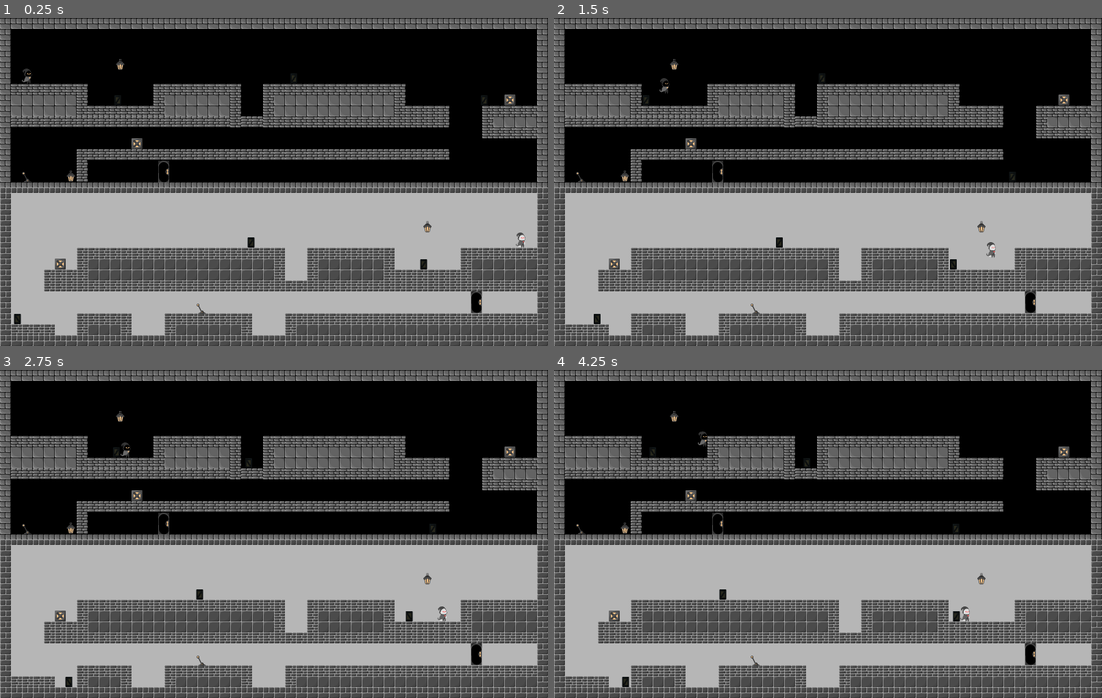
Above: before the commit, frames 1-4 (two rows, left to right).
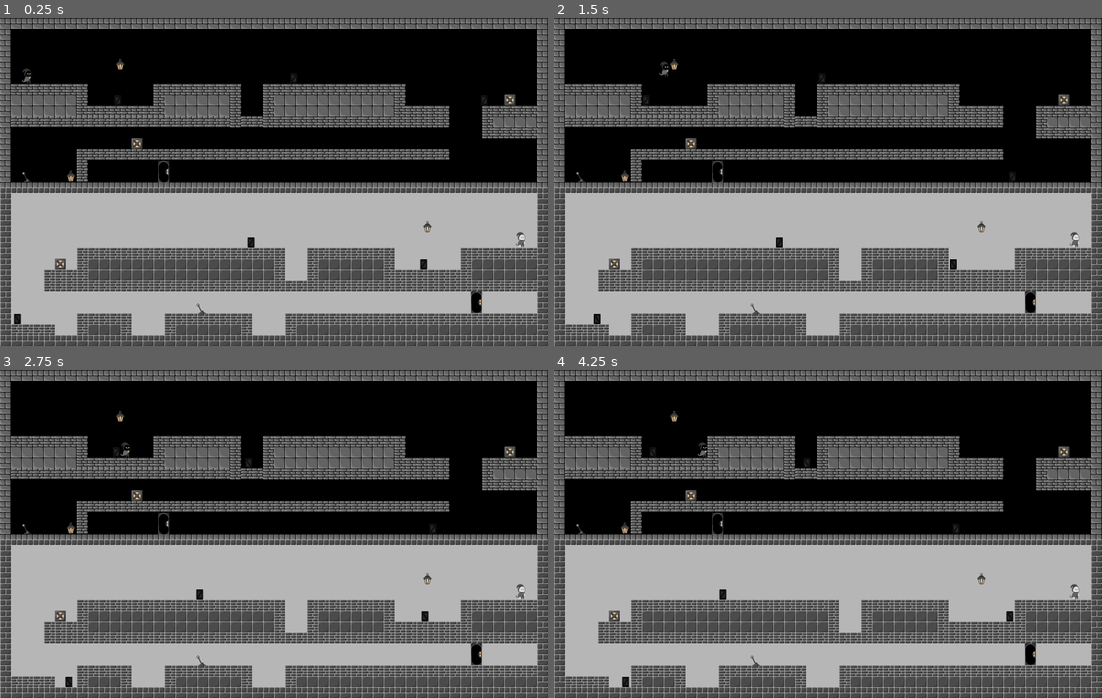
Above: after the commit, the same moments.

Repository: BrianGerardi/LaLuzYLaSombraGameJam
Game: Godot game, scene res://Escenas/Niveles/Nivel3.tscn
Same seed, same stepped clock (60 frames per second), same inputs: the game is played once before the commit and once after it. The project has no main scene, so this scene is started directly.
Inputs:
- Up to frame 1 (0.25 s): no input
- Up to frame 2 (1.5 s): hold Shift (correr) 0.53-1.28 s; hold D (mover_derecha) from 0.53 s (still down); tap Space (saltar) at 0.77, 0.8, 1.07, 1.35 s
- Up to frame 3 (2.75 s): tap Space (saltar) at 1.52, 1.82, 2.3 s; tap Shift (correr) at 1.55 s; release D (mover_derecha) at 2.03 s; hold A (mover_izquierda) from 2.03 s (still down); tap F (accion) at 2.1 s
- Up to frame 4 (4.25 s): release A (mover_izquierda) at 2.78 s; hold D (mover_derecha) from 2.78 s (still down); tap Shift (correr) at 2.85 s; tap Space (saltar) at 3.02, 3.32, 3.77, 3.8, 4.07 s; hold Shift (correr) from 3.53 s (still down)

The runs differ from the first frame. In frame 1, less than 0.1% of the frame differs, in the area x 94-96%, y 65-70%; in frame 2, 0.2%; in frame 3, 0.2%; in frame 4, 0.3%, in the area x 26-96%, y 18-77%.
Error after the commit: Invalid operands 'Nil' and 'Nil' in operator '*'. (res://Escenas/player_sombra.gd:46)

Commit message:
Agregado coyote time

Diff:
--- a/Escenas/Niveles/Nivel3.tscn
+++ b/Escenas/Niveles/Nivel3.tscn
@@ -1599,6 +1599,13 @@
 
 [node name="Player_sombra" parent="." instance=ExtResource("5_tj73n")]
 position = Vector2(1520, 648)
+vida = null
+velocidad_de_movimiento = null
+velocidad_de_correr = null
+fuerza_de_salto = null
+acceleration = null
+deceleracion = null
+deceleracion_al_saltar = null
 
 [node name="AreaDeLuz" parent="." instance=ExtResource("6_iabn3")]
 position = Vector2(351, 136)
--- a/Escenas/PlayerController.gd
+++ b/Escenas/PlayerController.gd
@@ -9,6 +9,8 @@
 @export_range(0,1) var deceleracion_al_saltar = 0.1
 const PUSH_FORCE = 100.0
 const MAX_VELOCITY = 150.0
+@onready var coyote_timer = $CoyoteTimer
+var estaba_en_el_piso := false
 #var escena_principal
 func _ready() -> void:
 	#escena_principal = $".."
@@ -24,10 +26,11 @@
 	if not is_on_floor():
 		velocity += get_gravity() * delta
 
-	if Input.is_action_just_pressed("saltar") and (is_on_floor() or is_on_wall()):
+	if Input.is_action_just_pressed("saltar") and (is_on_floor() || !coyote_timer.is_stopped()):
 		velocity.y = fuerza_de_salto
 	if Input.is_action_just_released("saltar") and velocity.y < 0:
 		velocity.y *= deceleracion_al_saltar
+
 
 	var velocidad
 	if Input.is_action_pressed("correr"):
@@ -44,15 +47,19 @@
 
 
 
-
-	for i in get_slide_collision_count():
+	#CAJAS
+	for i in range(get_slide_collision_count()):
 		var collision = get_slide_collision(i)
 		var colision_caja = collision.get_collider()
 		if colision_caja.is_in_group("Cajas") and abs(colision_caja.get_linear_velocity().x) < MAX_VELOCITY:
 			colision_caja.apply_central_impulse(collision.get_normal() * -PUSH_FORCE)
 
+
 	move_and_slide()
-
+		#COYOTE TIME
+	if estaba_en_el_piso and not is_on_floor():
+		coyote_timer.start()
+	estaba_en_el_piso = is_on_floor()
 
 func jugador_entro_en_area_de_luz(numero : int, daño_recibido):
 	match numero :
--- a/Escenas/player.tscn
+++ b/Escenas/player.tscn
@@ -18,3 +18,7 @@
 position = Vector2(0.5, 0.499999)
 scale = Vector2(0.096875, 0.09375)
 texture = ExtResource("2_i8vih")
+
+[node name="CoyoteTimer" type="Timer" parent="."]
+wait_time = 0.15
+one_shot = true
--- a/Escenas/player_sombra.gd
+++ b/Escenas/player_sombra.gd
@@ -9,6 +9,9 @@
 @export_range(0,1) var deceleracion_al_saltar = 0.1
 const PUSH_FORCE = 100.0
 const MAX_VELOCITY = 150.0
+var estaba_en_el_piso := false
+@onready var coyote_timer = $CoyoteTimerSombra
+
 #var escena_principal
 func _ready() -> void:
 	#escena_principal = $".."
@@ -52,6 +55,10 @@
 			colision_caja.apply_central_impulse(collision.get_normal() * -PUSH_FORCE)
 
 	move_and_slide()
+		#COYOTE TIME
+	if estaba_en_el_piso and not is_on_floor():
+		coyote_timer.start()
+	estaba_en_el_piso = is_on_floor()
 
 
 func jugador_entro_en_area_de_luz(numero : int, daño_recibido):
--- a/Escenas/player_sombra.tscn
+++ b/Escenas/player_sombra.tscn
@@ -18,3 +18,7 @@
 position = Vector2(2.98023e-07, 0.500002)
 scale = Vector2(0.09375, 0.09375)
 texture = ExtResource("2_yfo70")
+
+[node name="CoyoteTimerSombra" type="Timer" parent="."]
+wait_time = 0.15
+one_shot = true
Not shown: 1 places in Escenas/enemy_aparicion.tscn that only renumber resources
